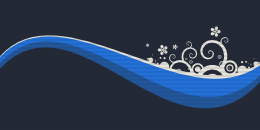
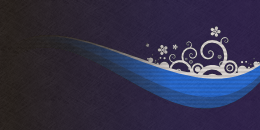
Layered file, before and after one edit (260px x 130px). Changes by layer:
added layer "Color#2" (10%) above "Color#1" over [0, 0, 260, 130]
added layer "Color#1" (10%) above "Shadow#4" over [0, 0, 260, 130]
added layer "Shadow#4" (15%) above "Shadow#3" over [12, 0, 260, 130]
added layer "Shadow#3" (15%) above "Pattern (Stripes)" over [13, 0, 260, 130]
renamed "Color#1" to "Pattern (Stripes)", opacity 15% → 10%, painted on it over [0, 0, 260, 130]
renamed "Pattern" to "Pattern (Paper)", opacity 10% → 15%, painted on it over [0, 0, 260, 130]
added layer "Shadow#2" above "Shadow#1" over [0, 0, 171, 130]
renamed "Color#2" to "Shadow#1", opacity 10% → 100%, moved it above "Background", painted on it, masked it over [0, 0, 260, 130]
